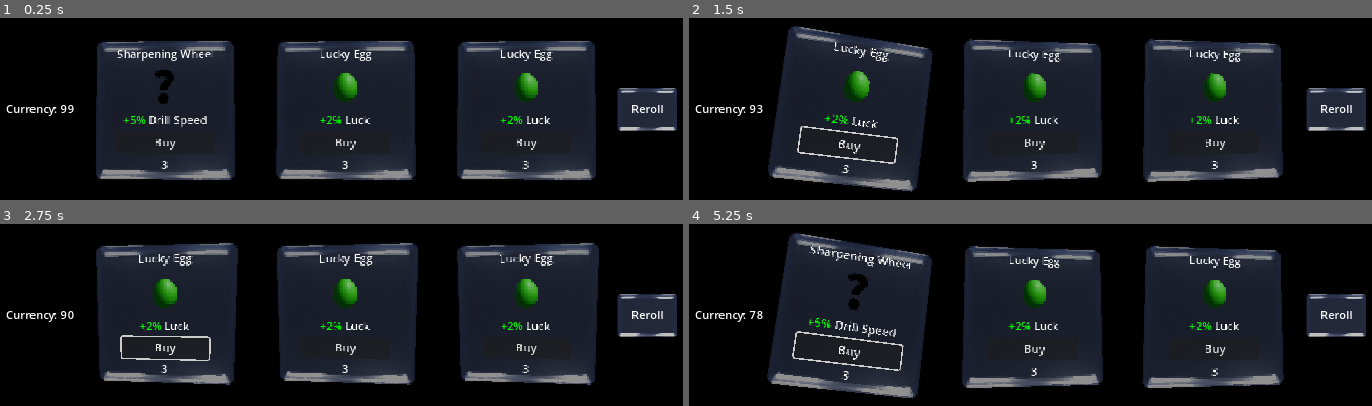
Above: before the commit, frames 1-4 (two rows, left to right).
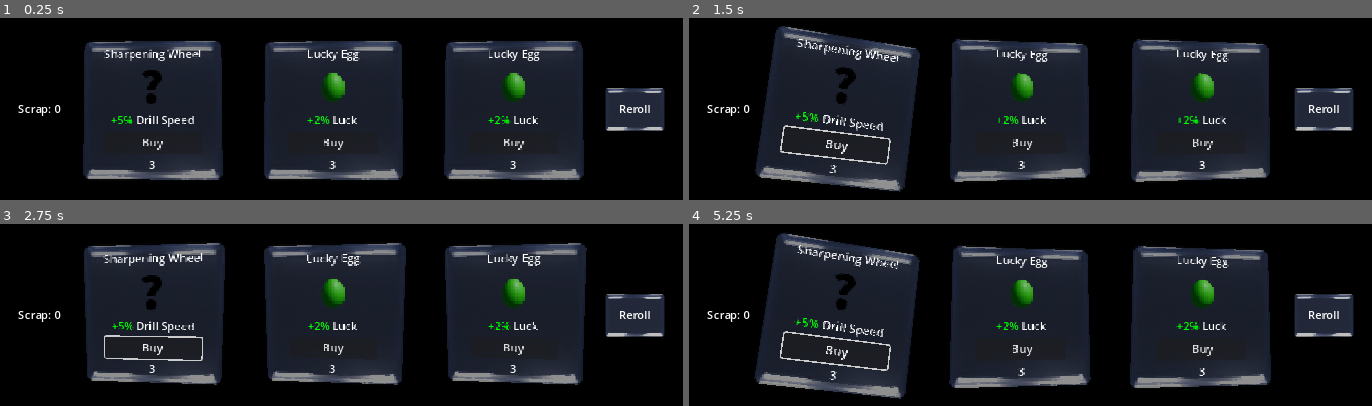
Above: after the commit, the same moments.

Repository: MissionToPsyche-Iridium/iridium_21q_web_game-csu
Game: Godot game, scene res://Scenes/shop.tscn
Two runs of this game, one before a commit and one after it. Both use one fixed random seed, a clock stepped at 60 frames per second and the inputs below. This scene is started directly instead of the project's main scene.
Inputs (mouse positions are in pixels of both pictures, inside the frame that each line leads up to):
- Up to frame 1 (0.25 s): no input
- Up to frame 2 (1.5 s): click "Buy" at 0.5 s; move the mouse to (outside the picture) at 1.27 s; hold D (right) from 1.28 s (still down); tap Space (Leave) at 1.35 s
- Up to frame 3 (2.75 s): move the mouse to (outside the picture) at 2.02 s; release D (right) at 2.03 s; hold S (down) from 2.03 s (still down); tap Space (Leave) at 2.1 s
- Up to frame 4 (5.25 s): move the mouse to (1126, 333) at 2.77 s; release S (down) at 2.78 s; hold D (right) 2.78-3.53 s; tap Space (Leave) every 0.75 s from 2.85 to 5.1 s; move the mouse to (outside the picture) at 3.52 s; hold W (up) 3.53-4.28 s; move the mouse to (outside the picture) at 4.27 s; hold A (left) from 4.28 s (still down); move the mouse to (805, 364) at 5.02 s

The runs differ from the first frame. In frame 1, 16% of the frame differs, in the area x 0-100%, y 12-90%; in frame 2, 18%; in frame 3, 17%; in frame 4, 18%, in the area x 0-100%, y 4-97%.

Commit message:
Fixed bus layout issue, item values
edited item_values

Diff:
--- a/Assets/audio/default_bus_layout.tres
+++ b/Assets/audio/default_bus_layout.tres
@@ -12,5 +12,5 @@
 bus/2/solo = false
 bus/2/mute = false
 bus/2/bypass_fx = false
-bus/2/volume_db = -80.0
+bus/2/volume_db = 0.464998
 bus/2/send = &"Master"
--- a/default_bus_layout.tres
+++ /dev/null
@@ -1,15 +0,0 @@
-[gd_resource type="AudioBusLayout" format=3 uid="uid://c8ggactcudwsd"]
-
-[resource]
-bus/1/name = &"Music"
-bus/1/solo = false
-bus/1/mute = false
-bus/1/bypass_fx = false
-bus/1/volume_db = 0.0
-bus/1/send = &"Master"
-bus/2/name = &"SFX"
-bus/2/solo = false
-bus/2/mute = false
-bus/2/bypass_fx = false
-bus/2/volume_db = 0.0
-bus/2/send = &"Master"
--- a/project.godot
+++ b/project.godot
@@ -28,6 +28,10 @@
 Itemdict="*res://Assets/items/base/itemdict.gd"
 CurrencyManager="*res://scripts/CurrencyManager.gd"
 
+[display]
+
+window/stretch/mode="canvas_items"
+
 [dotnet]
 
 project/assembly_name="New Game Project"
@@ -35,10 +39,6 @@
 [editor_plugins]
 
 enabled=PackedStringArray()
-
-[display]
-
-window/stretch/mode="canvas_items"
 
 [input]
 
--- a/scripts/CurrencyManager.gd
+++ b/scripts/CurrencyManager.gd
@@ -1,6 +1,6 @@
 extends Node
 
-@onready var balance: int = 99  # Player's current balance
+@onready var balance: int = 0  # Player's current balance
 
 signal balance_changed()
 
--- a/scripts/currencyLabel.gd
+++ b/scripts/currencyLabel.gd
@@ -9,4 +9,4 @@
 
 # Imane's Addition: Function to update the currency display.
 func _update_currency_display() -> void:
-	text = "Currency: " + str(CurrencyManager.get_balance())
+	text = "Scrap: " + str(CurrencyManager.get_balance())
--- a/scripts/inventory.gd
+++ b/scripts/inventory.gd
@@ -28,7 +28,7 @@
 		emit_signal("on_inventory_drone_full")
 
 	# Imane's Tweaks: Define the monetary value of each valuable item by ID
-	var item_values = {2: 5, 3: 20, 4: 15, 5: 10}  # Example: Adjust these IDs and values as per your game's design
+	var item_values = {2: 1, 3: 2, 5: 5, 7: 10}  # Example: Adjust these IDs and values as per your game's design
 	# Imane's Tweaks: Check if the picked item should add currency and apply the value
 	if pickup.id in item_values:
 		CurrencyManager.add_money(item_values[pickup.id])
